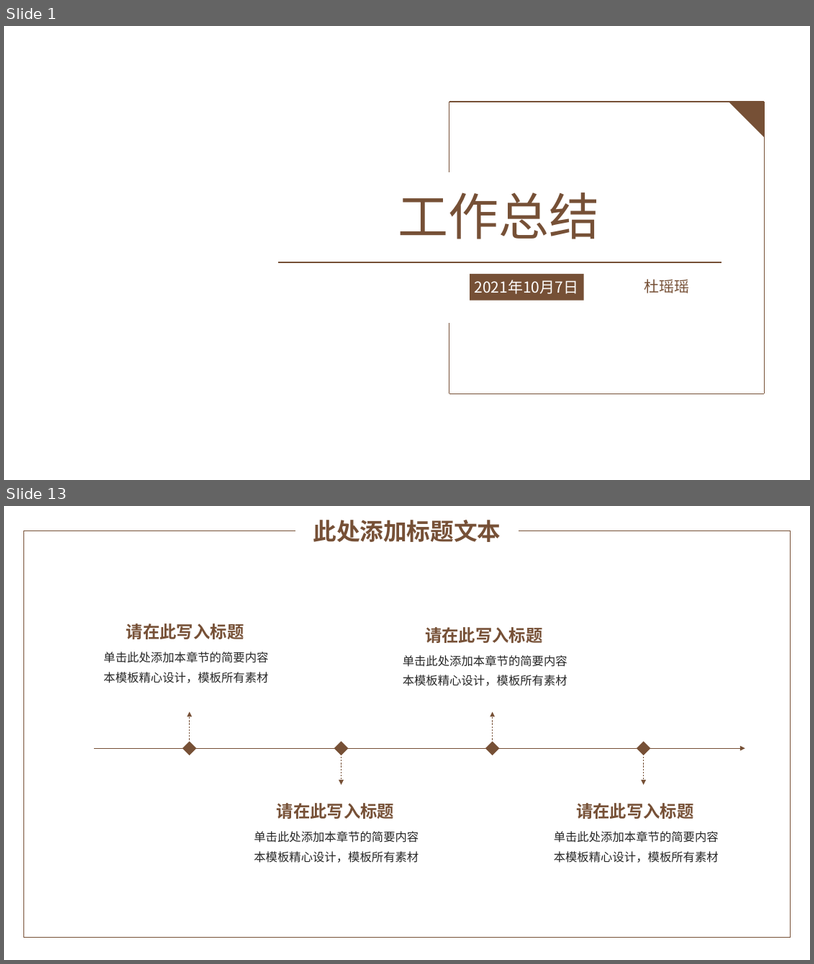
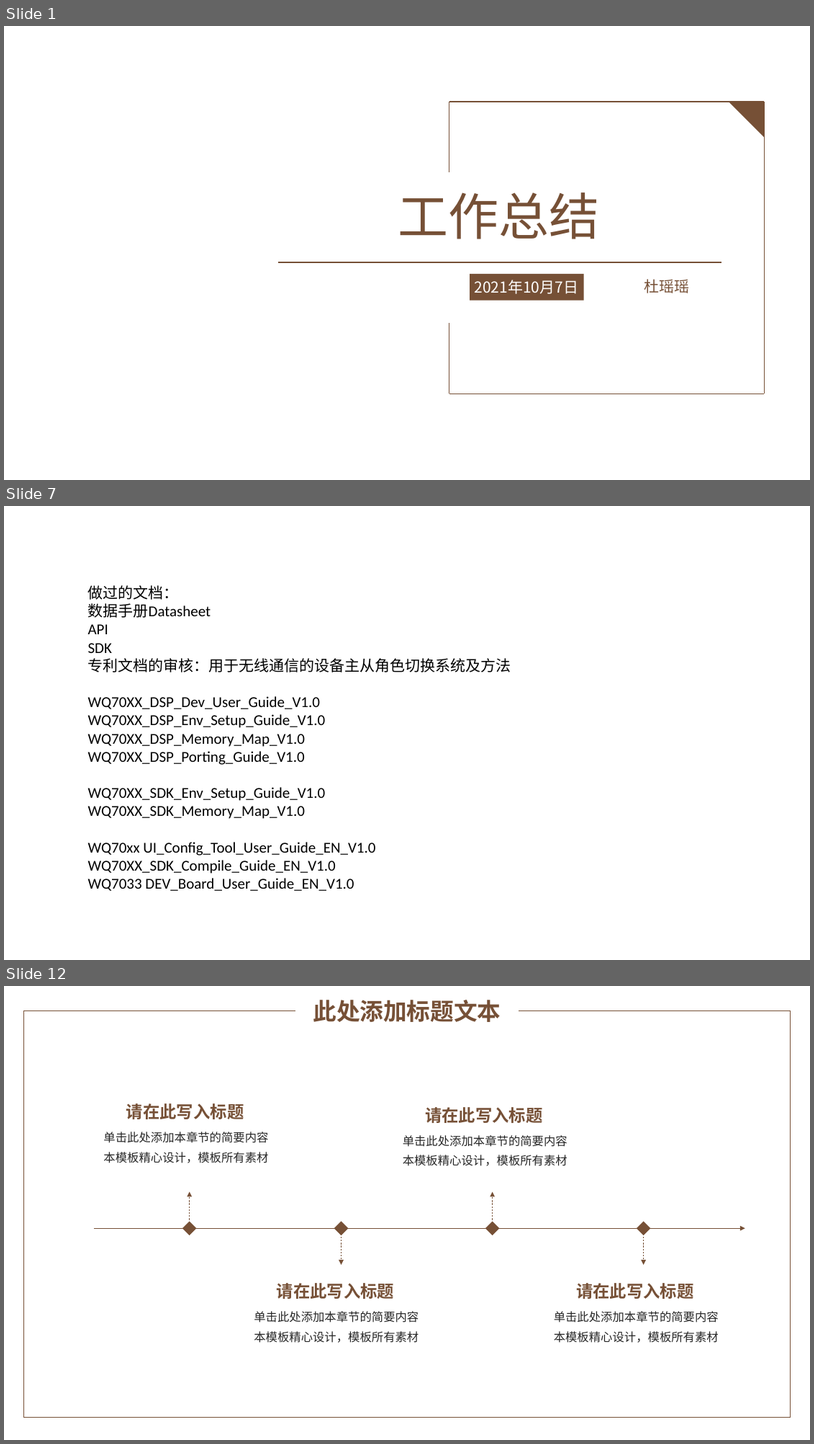
Before and after one commit to yaoyaodu/materials, a slide deck: docs/工具使用篇/绘图截图/PPT/1 素雅简约通用PPT模板.pptx. Shown one above the other, each under a label of ours: slides 1 and 13 before the commit, slides 1, 7 and 12 after it; the slides between them are not shown. The pictures are 814x964 and 814x1444 pixels, drawn with LibreOffice and Linux fonts; fonts in the diff are those of the drawing; background and template pictures are left out. Boxes give left, top, right and bottom in pixels: in the first picture for what was removed or moved away, otherwise in the second. Text is boxed around its words. In the diff, an @@ line names an element or a change of style, - is before the commit and + after.

```diff
--- a/docs/工具使用篇/绘图截图/PPT/1 素雅简约通用PPT模板.pptx
+++ b/docs/工具使用篇/绘图截图/PPT/1 素雅简约通用PPT模板.pptx
@@ slide 7 added at <box>4,506,810,960</box>, background picture (left out) @@
@@ text added at <box>88,585,512,890</box>, 18 pt, text #000000 @@
+做过的文档：
+数据手册Datasheet
+API
+SDK
+专利文档的审核：用于无线通信的设备主从角色切换系统及方法
+WQ70XX_DSP_Dev_User_Guide_V1.0
+WQ70XX_DSP_Env_Setup_Guide_V1.0
+WQ70XX_DSP_Memory_Map_V1.0
+WQ70XX_DSP_Porting_Guide_V1.0
+WQ70XX_SDK_Env_Setup_Guide_V1.0
+WQ70XX_SDK_Memory_Map_V1.0
+WQ70xx UI_Config_Tool_User_Guide_EN_V1.0
+WQ70XX_SDK_Compile_Guide_EN_V1.0
+WQ7033 DEV_Board_User_Guide_EN_V1.0
@@ what was slide 13 is now slide 12 @@
```
Also in this commit, not shown: 9 slides changed, 10 other slides added, 3 slides removed, 17 other files.
